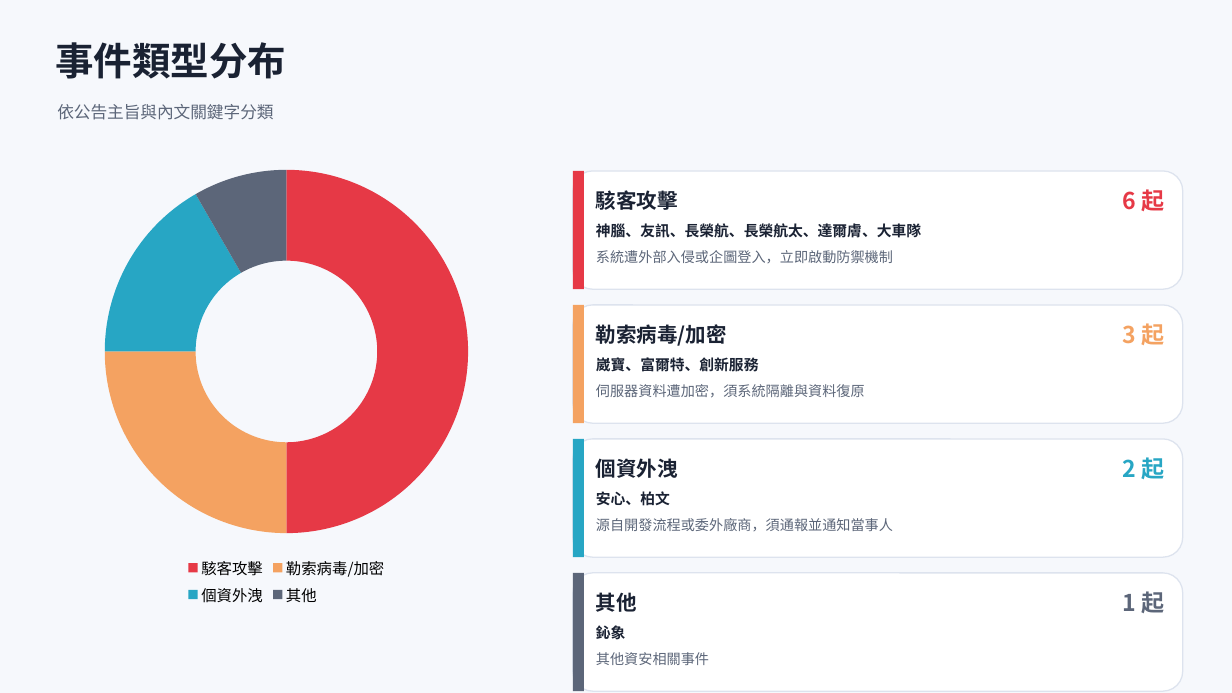
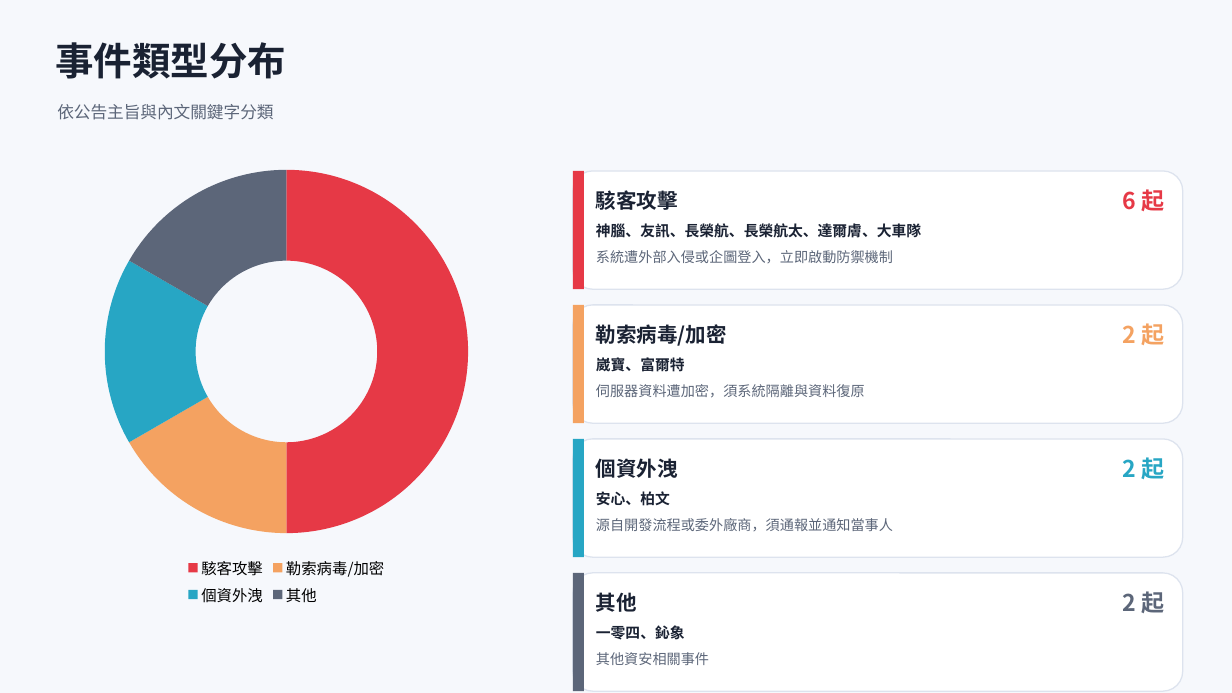
Before and after one commit to Johnnylin77/mops-isec-monitor, a slide deck: slide 3 of 資安事件因應分析.pptx. Drawn at 1232x693 pixels with LibreOffice and Linux fonts; fonts in the diff are those of the drawing. Boxes give left, top, right and bottom in pixels: in the first picture for what was removed or moved away, otherwise in the second. Text is boxed around its words. In the diff, an @@ line names an element or a change of style, - is before the commit and + after.

```diff
--- a/資安事件因應分析.pptx
+++ b/資安事件因應分析.pptx
@@ doughnut chart at bbox=[46, 157, 527, 610] @@
@@ Series 1, 勒索病毒/加密: 25 to 17 @@
@@ Series 1, 其他: 8 to 17 @@
@@ text at bbox=[1122, 323, 1164, 345]: text changed @@
-3 起
+2 起
@@ text at bbox=[596, 357, 685, 372]: text changed @@
-崴寶、富爾特、創新服務
+崴寶、富爾特
@@ text at bbox=[1122, 591, 1164, 613]: text changed @@
-1 起
+2 起
@@ text at bbox=[596, 625, 685, 640]: text changed @@
-鈊象
+一零四、鈊象
```
Also in this commit, not shown: 6 other slides changed, 2 other files.
